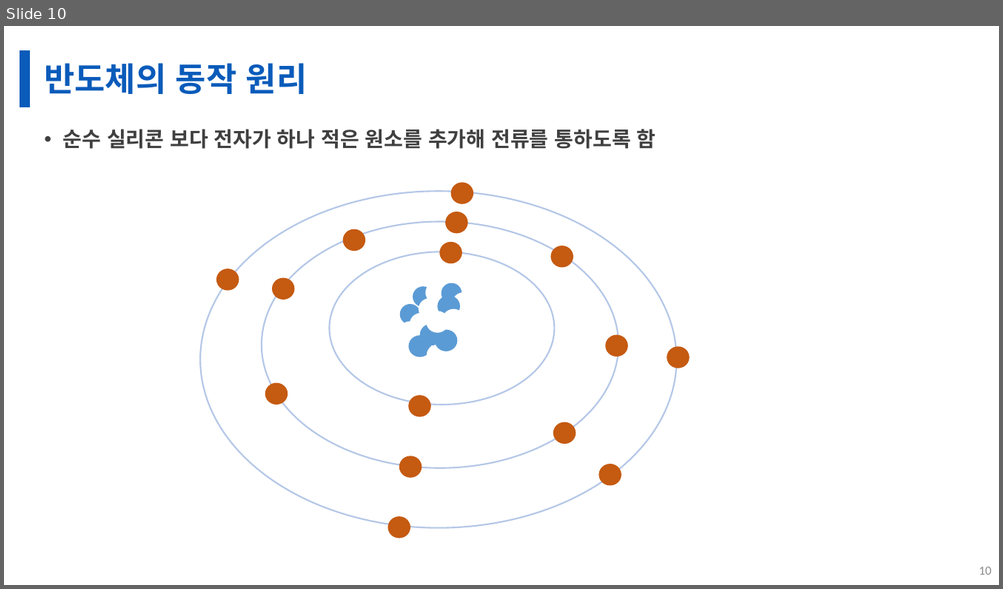
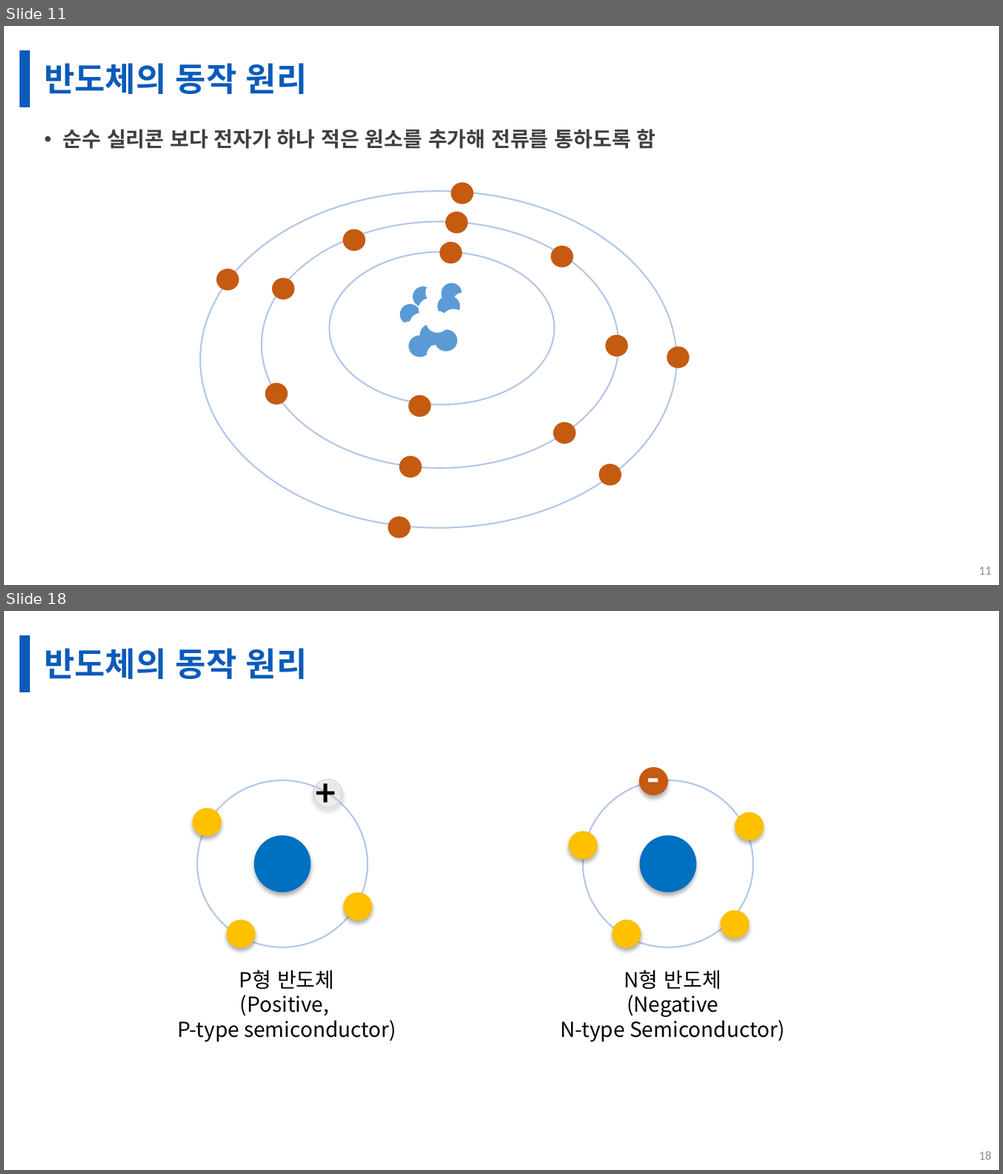
Before and after one commit to gikpreet/class-environment_settings, a slide deck: Module 01 CPU 작동 방식/Presentation_files/01 CPU의 동작원리.pptx. Shown one above the other, each under a label of ours: slide 10 before the commit, slides 11 and 18 after it; the slides between them are not shown. The pictures are 1003x589 and 1003x1174 pixels, drawn with LibreOffice and Linux fonts; fonts in the diff are those of the drawing; background and template pictures are left out. Boxes give left, top, right and bottom in pixels: in the first picture for what was removed or moved away, otherwise in the second. Text is boxed around its words. In the diff, an @@ line names an element or a change of style, - is before the commit and + after.

```diff
--- a/Module 01 CPU 작동 방식/Presentation_files/01 CPU의 동작원리.pptx
+++ b/Module 01 CPU 작동 방식/Presentation_files/01 CPU의 동작원리.pptx
@@ slide 18 added at (x1=4, y1=611, x2=999, y2=1170), background #FFFFFF; not listed: 1 template element that a slide beside it also shows @@
@@ title added at (x1=44, y1=648, x2=307, y2=679), 32 pt, text #0A5BBA, bold @@
+반도체의 동작 원리
@@ text added at (x1=307, y1=765, x2=349, y2=817), 36 pt, text #000000, bold @@
++
@@ text added at (x1=639, y1=752, x2=669, y2=804), 36 pt, text #FFFFFF, bold @@
+-
@@ ellipse added at (x1=197, y1=780, x2=367, y2=948), outline #B4C7E7 1.5 pt @@
@@ ellipse added at (x1=313, y1=780, x2=342, y2=808), fill #F2F2F2 at 28% opacity, outline #D9D9D9 1 pt @@
@@ ellipse added at (x1=583, y1=780, x2=753, y2=948), outline #B4C7E7 1.5 pt @@
@@ ellipse added at (x1=639, y1=767, x2=668, y2=795), fill #C55A11 @@
@@ ellipse added at (x1=192, y1=808, x2=221, y2=836), fill #FFC000 @@
@@ ellipse added at (x1=568, y1=831, x2=597, y2=860), fill #FFC000 @@
@@ ellipse added at (x1=734, y1=812, x2=763, y2=841), fill #FFC000 @@
@@ ellipse added at (x1=254, y1=835, x2=310, y2=892), fill #0070C0 @@
@@ ellipse added at (x1=640, y1=835, x2=697, y2=892), fill #0070C0 @@
@@ ellipse added at (x1=344, y1=892, x2=373, y2=920), fill #FFC000 @@
@@ ellipse added at (x1=226, y1=920, x2=256, y2=948), fill #FFC000 @@
@@ ellipse added at (x1=612, y1=920, x2=641, y2=948), fill #FFC000 @@
@@ ellipse added at (x1=720, y1=910, x2=749, y2=939), fill #FFC000 @@
@@ text added at (x1=177, y1=970, x2=396, y2=1042), 20 pt, text #000000 @@
+P형 반도체
+(Positive,
+P-type semiconductor)
@@ text added at (x1=560, y1=970, x2=785, y2=1042), 20 pt, text #000000 @@
+N형 반도체
+(Negative
+N-type Semiconductor)
@@ page number added at (x1=979, y1=1151, x2=991, y2=1160), 12 pt, text #8C8C8C @@
+18
@@ what was slide 10 is now slide 11 @@
@@ page number at (x1=979, y1=567, x2=991, y2=575): text changed @@
-10
+11
```
Also in this commit, not shown: 3 slides changed, 8 other slides added, 2 other files.
